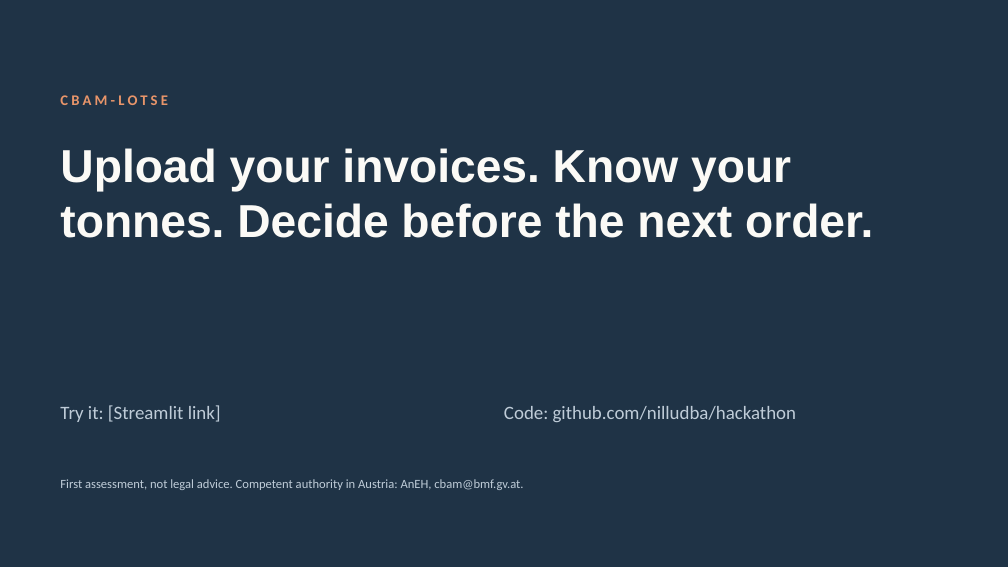
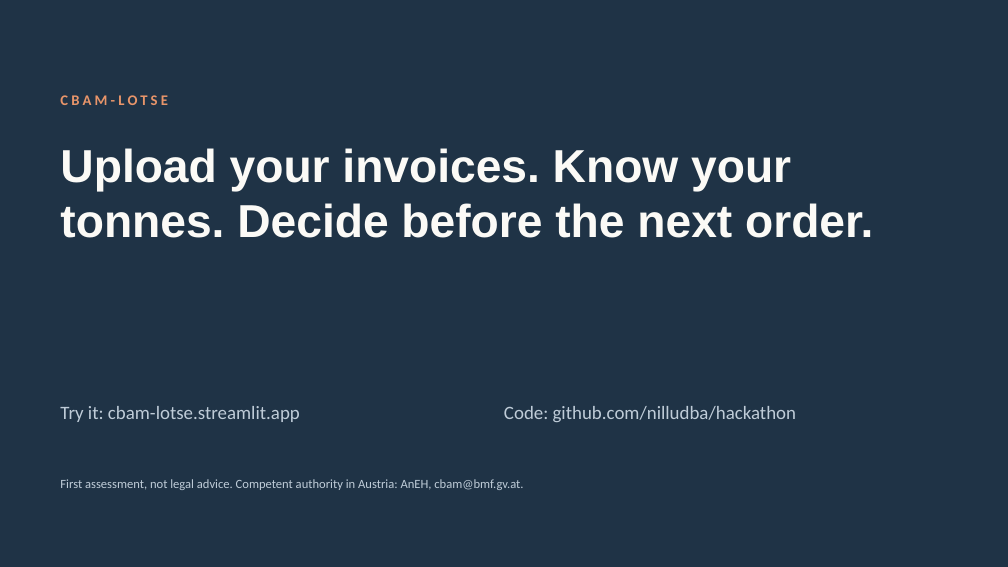
Before and after one commit to nilludba/hackathon, a slide deck: slide 9 of pitch/CBAM-Lotse_Pitch.pptx. Drawn at 1008x567 pixels with LibreOffice and Linux fonts; fonts in the diff are those of the drawing. Boxes give left, top, right and bottom in pixels: in the first picture for what was removed or moved away, otherwise in the second. Text is boxed around its words. In the diff, an @@ line names an element or a change of style, - is before the commit and + after.

```diff
--- a/pitch/CBAM-Lotse_Pitch.pptx
+++ b/pitch/CBAM-Lotse_Pitch.pptx
@@ text at box(60, 406, 300, 422): text changed @@
-Try it: [Streamlit link]
+Try it: cbam-lotse.streamlit.app
```
Also in this commit, not shown: 1 other file.
